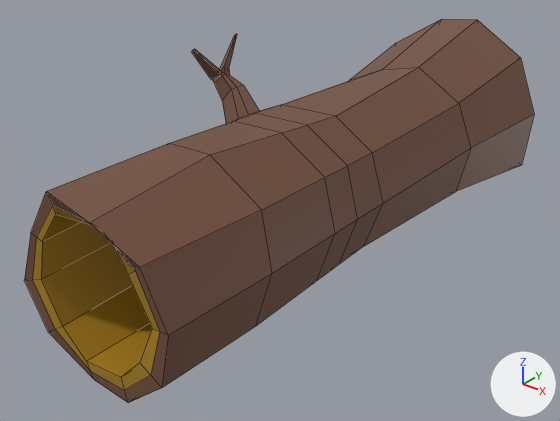
What one commit did to the FBX model Assets/Objects/Models/log_003.fbx.
Rendered twice from a 50 mm camera at (12.65, -13.06, 7.04) aimed at (4.8, -3.25, 0.96). The lights are fixed; the arrows at lower right show +X, +Y and +Z. Mesh edges are drawn as thin lines. Where no turn or scale is listed for an object, it has been applied to the vertices.

The scene before the commit, as lines of its bpy script (objects in view):
```python
me_cylinder_002 = bpy.data.meshes.new('Cylinder.002')
me_cylinder_002.from_pydata(...)  # 175 vertices, 174 faces; spans x -2.09..1.87, y -7.9..2.87, z -1.64..2.37
# faces by material slot: [114, 60]
me_cylinder_002.materials.append(mat_material_001)  # brown #744e3c
me_cylinder_002.materials.append(mat_material_002)  # yellow #aa821b
ob_log_003 = bpy.data.objects.new('log_003', me_cylinder_002)
ob_log_003.location = (5.17, 0.0, 1.46)
```
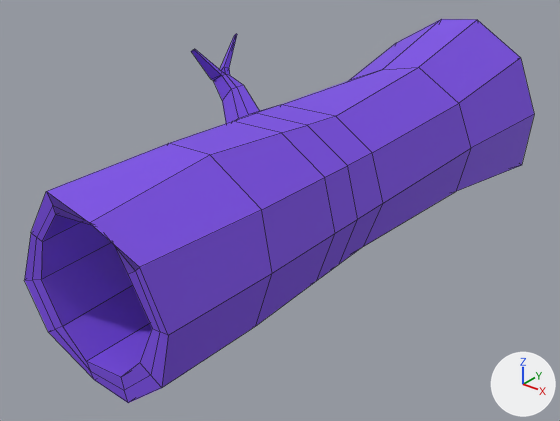
Where the newer file only moved an object's origin or applied its transform, the numbers keep the older frame.

What differs and where, as boxes (x1, y1, x2, y2) in the pictures (560 x 421 px):
part 1 of me_cylinder_002, recoloured (brown to purple): (25, 19, 534, 403) in both
part 2 of me_cylinder_002, recoloured (brown to purple): (33, 206, 160, 390) in both

What changed in the scene script:
```text
Add mat_log_003:
    mat_log_003 = principled_material('log_003')
    mat_log_003.base_color = (0.203, 0.0742, 0.8)  # purple #7c4de7
    mat_log_003.roughness = 0.69
Change me_cylinder_002:
    used by ob_log_003; location = (5.17, 0.0, 1.46)
    remove me_cylinder_002.from_pydata(...)  # 175 vertices, 174 faces; spans x -2.09..1.87, y -7.9..2.87, z -1.64..2.37
    add me_cylinder_002.from_pydata(...)  # 174 vertices, 174 faces; spans x -2.09..1.87, y -7.9..2.87, z -1.64..2.37
    me_cylinder_002 part 1: 114 faces spanning x -2.09..1.87, y -7.9..2.87, z -1.64..2.37 switch from mat_material_001 (brown #744e3c) to mat_log_003 (purple #7c4de7)
    me_cylinder_002 part 2: 60 faces spanning x -1.92..1.76, y -7.84..2.85, z -1.54..1.86 switch from mat_material_002 (yellow #aa821b) to mat_log_003 (purple #7c4de7)
```
